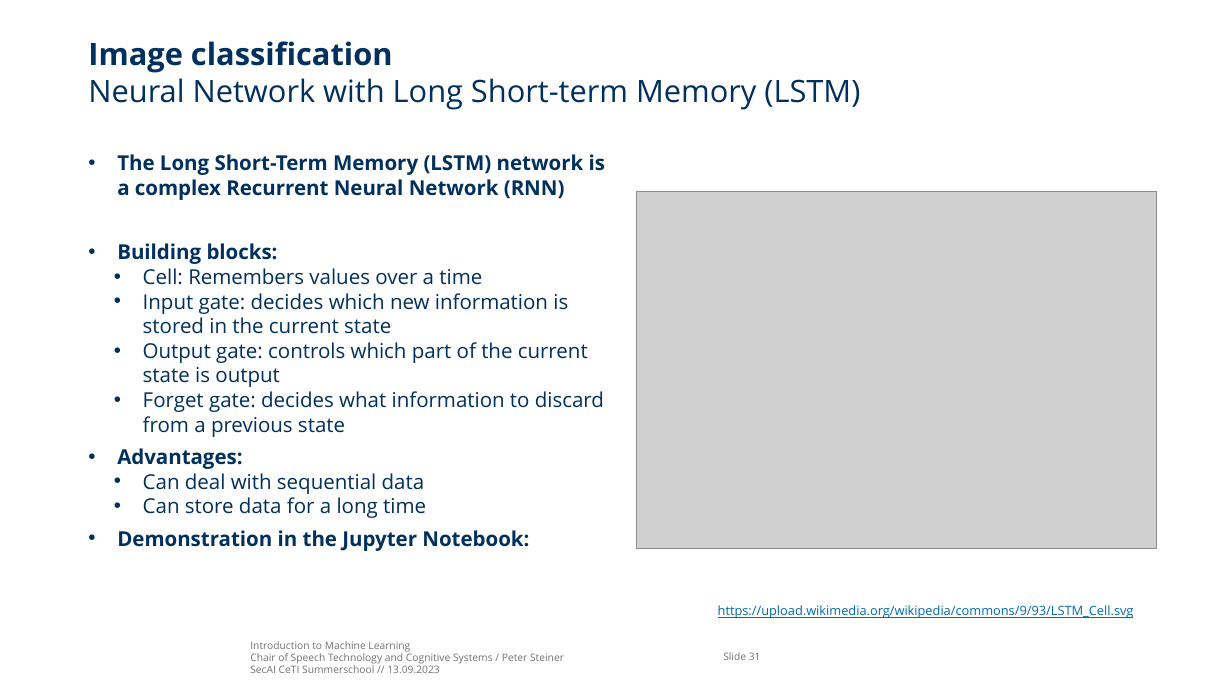
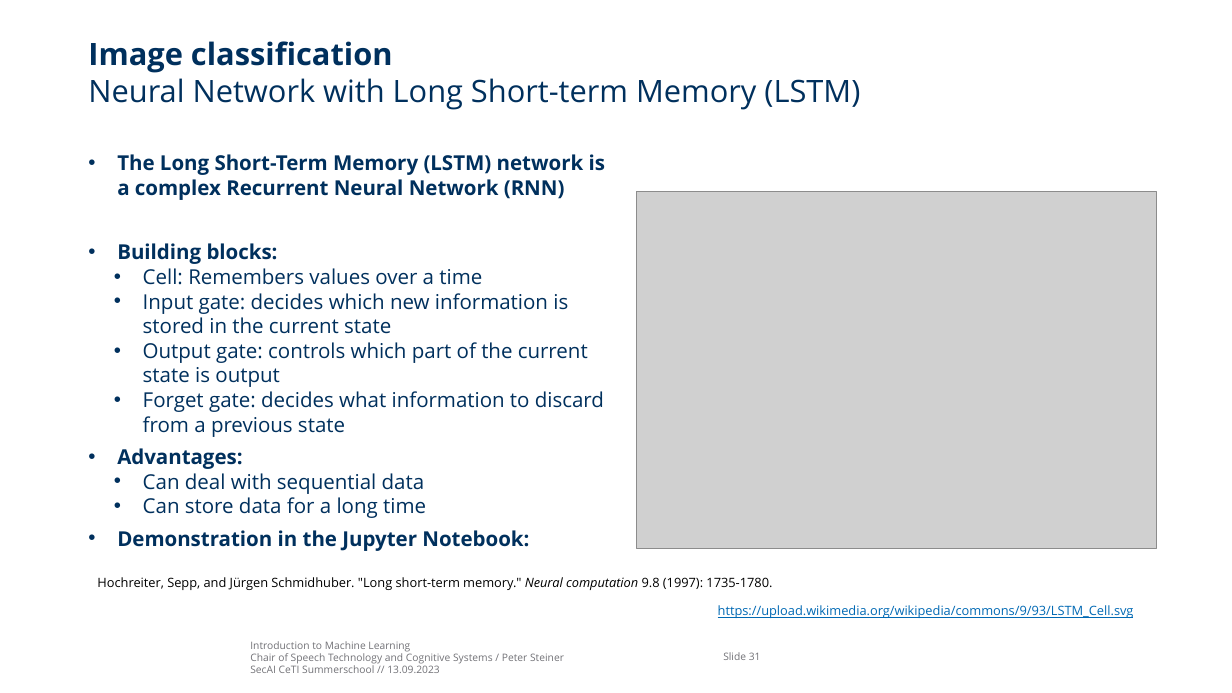
Before and after one commit to TUD-STKS/SECAI-Summer-School, a slide deck: slide 31 of Introduction to Machine Learning.pptx. Drawn at 1232x693 pixels with LibreOffice and Linux fonts; fonts in the diff are those of the drawing; grey boxes stand for pictures; background and template pictures are left out. Boxes give left, top, right and bottom in pixels: in the first picture for what was removed or moved away, otherwise in the second. Text is boxed around its words. In the diff, an @@ line names an element or a change of style, - is before the commit and + after.

```diff
--- a/Introduction to Machine Learning.pptx
+++ b/Introduction to Machine Learning.pptx
@@ text added at (97,577,772,590), 10 pt, text #000000 @@
+Hochreiter, Sepp, and Jürgen Schmidhuber. "Long short-term memory." Neural computation 9.8 (1997): 1735-1780.
```
Also in this commit, not shown: 10 other slides changed, 17 other files.
